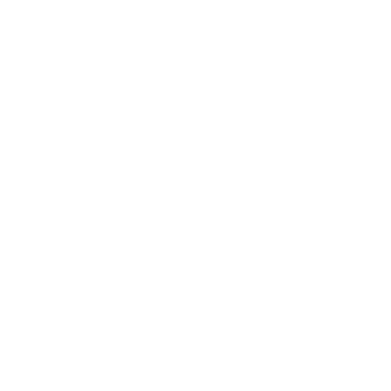
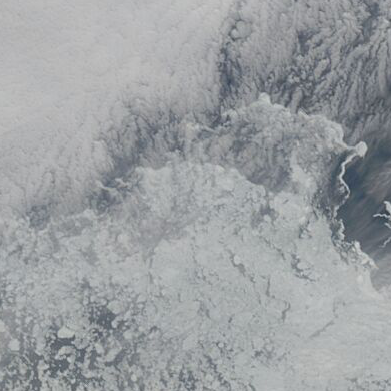
Layer changes from the first 391 x 391 image to the second:
added layer "389_laptev_sea_100km_20210807.terra.truecolor.250m" above "landfast ice" over [0, 0, 391, 391]
